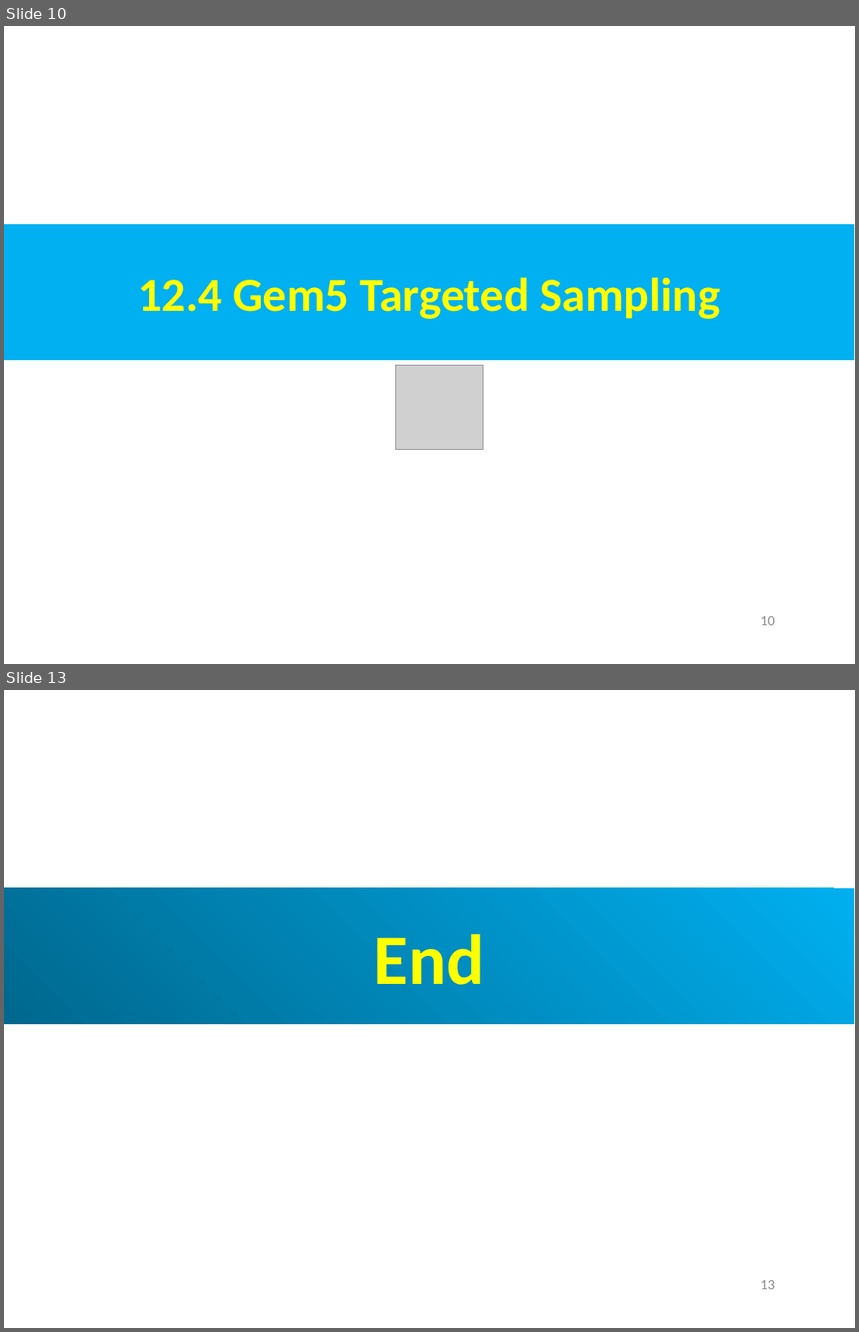
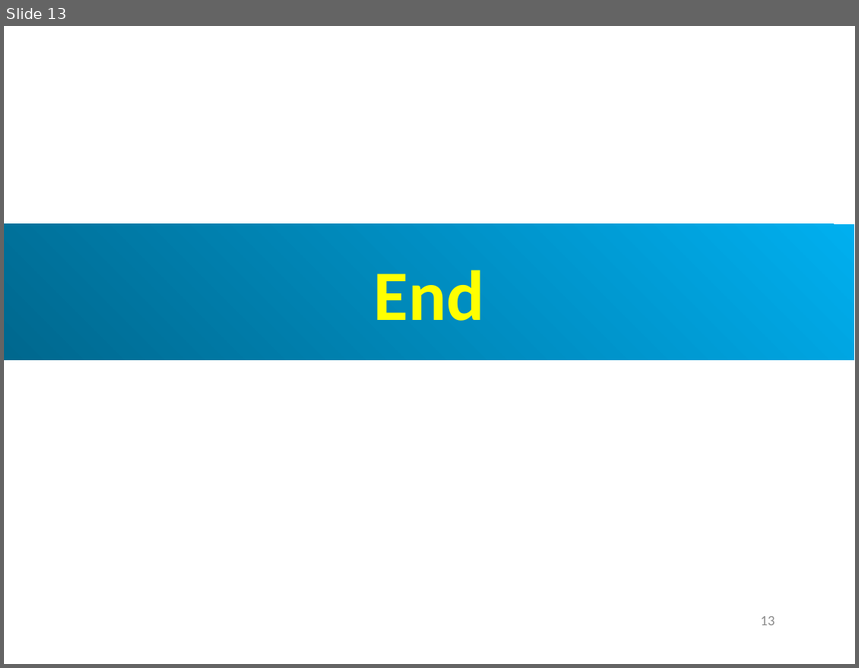
Before and after one commit to peterhchen/AIU_CS850_Gem5_McPAT, a slide deck: 050_Gem5/013.SampleSim/000_Video/013.SampleSim.ppt. Shown one above the other, each under a label of ours: slides 10 and 13 before the commit, slide 13 after it; the slides between them are not shown. The pictures are 859x1332 and 859x668 pixels, drawn with LibreOffice and Linux fonts; fonts in the diff are those of the drawing; grey boxes stand for pictures. Boxes give left, top, right and bottom in pixels: in the first picture for what was removed or moved away, otherwise in the second. Text is boxed around its words. In the diff, an @@ line names an element or a change of style, - is before the commit and + after.

```diff
--- a/050_Gem5/013.SampleSim/000_Video/013.SampleSim.ppt
+++ b/050_Gem5/013.SampleSim/000_Video/013.SampleSim.ppt
@@ slide 10 removed at <box>4,26,855,664</box>, background #FFFFFF @@
@@ rectangle removed at <box>4,224,854,360</box> @@
-12.4 Gem5 Targeted Sampling
@@ picture removed at <box>396,366,484,450</box> @@
@@ page number removed at <box>761,617,775,626</box> @@
-10
```
Also in this commit, not shown: 3 slides changed, 1 slide added.
